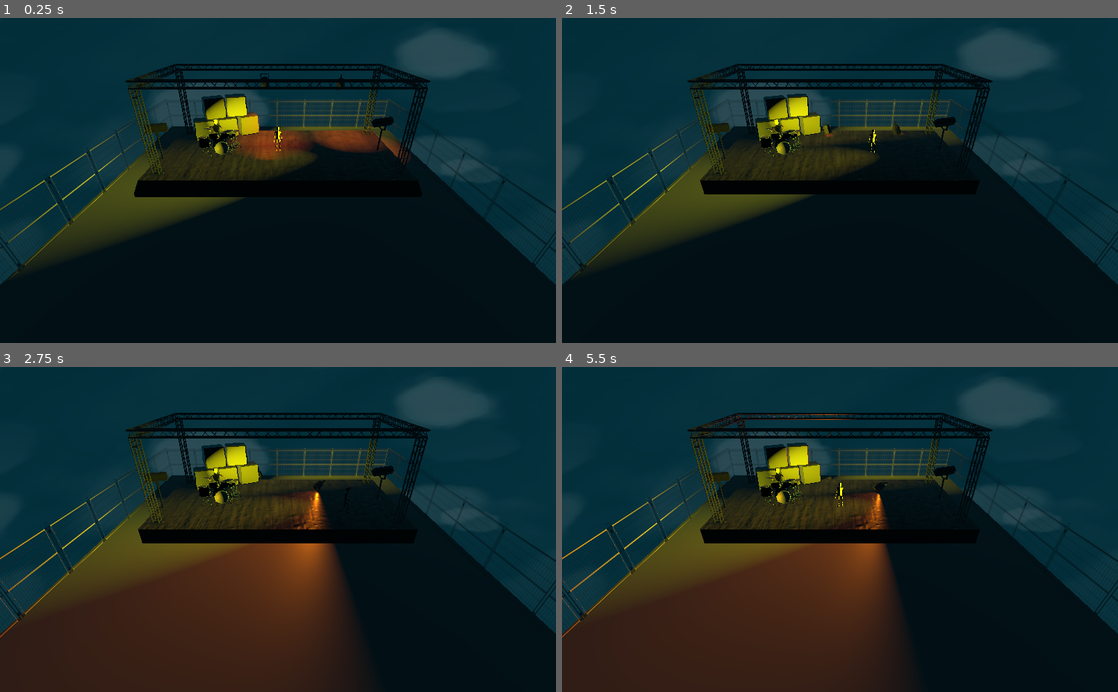
Above: before the commit, frames 1-4 (two rows, left to right).
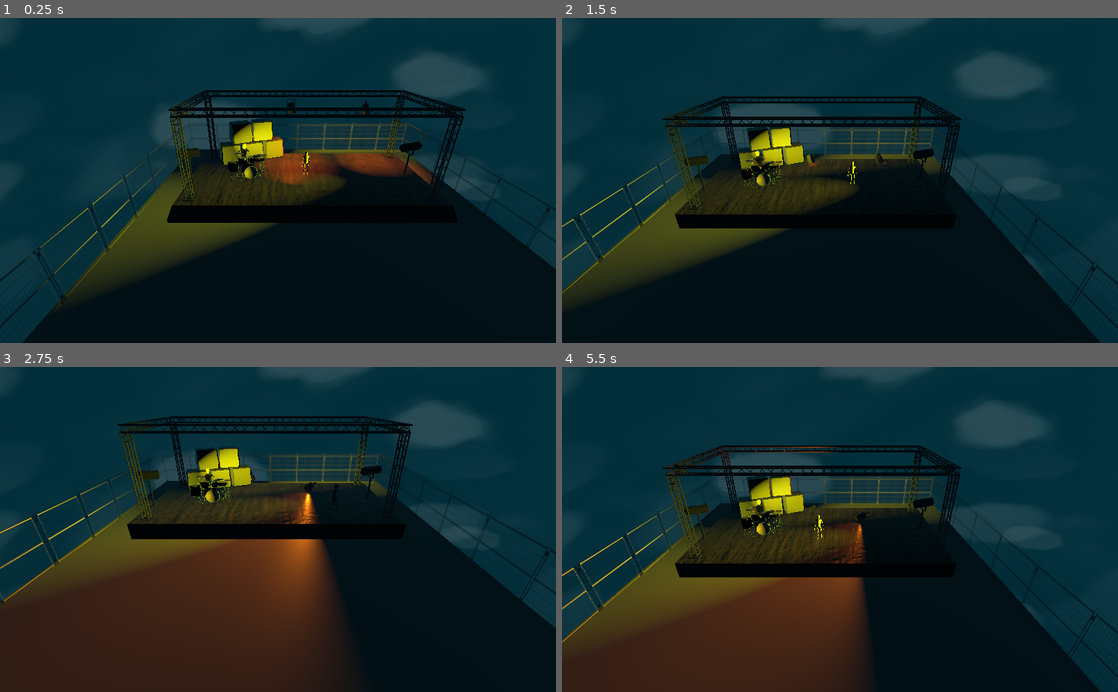
Above: after the commit, the same moments.

Repository: MartiniMoe/WubbaLubbaDubDub
Game: Godot game, scene res://scenes/Main.tscn
The game is run twice, just before and just after one commit, with the same random seed, the same clock (stepped at 60 frames per second) and the same inputs.
Inputs:
- Up to frame 1 (0.25 s): no input
- Up to frame 2 (1.5 s): hold Right (ui_right) 0.53-1.28 s; tap Space (ui_select) at 0.77 s; hold Down (ui_down) from 1.28 s (still down)
- Up to frame 3 (2.75 s): tap Space (ui_select) at 1.52 s; release Down (ui_down) at 2.03 s; hold Right (ui_right) from 2.03 s (still down)
- Up to frame 4 (5.5 s): release Right (ui_right) at 2.78 s; hold Up (ui_up) 2.78-3.53 s; tap Space (ui_select) at 3.02, 3.77, 4.52 s; hold Left (ui_left) 3.53-5.03 s; hold Down (ui_down) from 5.03 s (still down)

The runs differ from the first frame. In frame 1, 28% of the frame differs, in the area x 0-100%, y 0-100%; in frame 2, 26%; in frame 3, 15%; in frame 4, 30%.

Commit message:
make camera move

Diff:
--- a/godot_project/scenes/Camera.tscn
+++ b/godot_project/scenes/Camera.tscn
@@ -1,15 +1,64 @@
-[gd_scene format=2]
+[gd_scene load_steps=3 format=2]
 
-[node name="Camera" type="Camera"]
+[ext_resource path="res://default_env.tres" type="Environment" id=1]
 
+[sub_resource type="Animation" id=1]
+
+resource_name = "cam_move"
+length = 4.0
+loop = true
+step = 0.1
+tracks/0/type = "value"
+tracks/0/path = NodePath("Camera:translation")
+tracks/0/interp = 2
+tracks/0/loop_wrap = true
+tracks/0/imported = false
+tracks/0/keys = {
+"times": PoolRealArray( 0, 1, 2, 3 ),
+"transitions": PoolRealArray( 1, 1, 1, 1 ),
+"update": 0,
+"values": [ Vector3( -3, 0, 0 ), Vector3( 0, 2, 0 ), Vector3( 3, 0, 0 ), Vector3( 0, -2, 0 ) ]
+}
+tracks/1/type = "value"
+tracks/1/path = NodePath("Camera:rotation_deg")
+tracks/1/interp = 2
+tracks/1/loop_wrap = true
+tracks/1/imported = false
+tracks/1/keys = {
+"times": PoolRealArray( 0, 1, 2, 3 ),
+"transitions": PoolRealArray( 1, 1, 1, 1 ),
+"update": 0,
+"values": [ Vector3( 0, -5, 0 ), Vector3( -4, 0, 0 ), Vector3( 0, 5, 0 ), Vector3( 4, 0, 0 ) ]
+}
+
+[node name="Camera" type="Spatial"]
+
+_sections_unfolded = [ "Transform", "doppler" ]
+
+[node name="Camera" type="Camera" parent="."]
+
+transform = Transform( 1, 0, 0, 0, 0.997564, -0.0697565, 0, 0.0697565, 0.997564, 0, -2, 0 )
 projection = 0
 fov = 65.0
 near = 0.1
 far = 100.0
 keep_aspect = 1
-current = true
+current = false
 cull_mask = 1048575
-environment = null
+environment = ExtResource( 1 )
 h_offset = 0.0
 v_offset = 0.0
 doppler/tracking = 0
+_sections_unfolded = [ "Transform" ]
+
+[node name="AnimationPlayer" type="AnimationPlayer" parent="."]
+
+playback_process_mode = 1
+playback_default_blend_time = 0.0
+root_node = NodePath("..")
+anims/cam_move = SubResource( 1 )
+playback/active = true
+playback/speed = 0.1
+blend_times = [  ]
+autoplay = "cam_move"
+_sections_unfolded = [ "playback" ]
